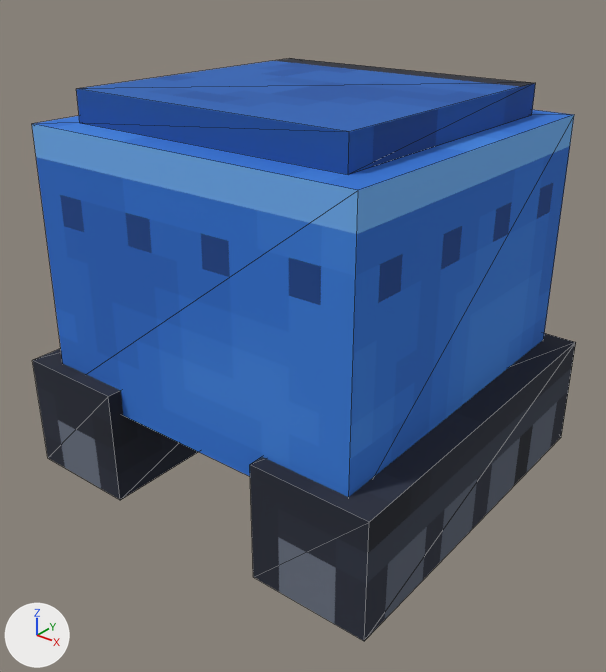
The glTF model public/assets/models/units/blocker_blue.glb, before and after one commit.
The view is the same before and after, from a camera (50 mm lens) standing at (1.016, -1.294, 1.083) and looking at (0.026, -0.057, 0.316). The axes (+X, +Y, +Z) are drawn at lower left. The lights are the same throughout. The first picture is the older version. Mesh edges are drawn as thin lines. Vertices at exactly the same position are counted once.

Objects in the first picture: 'chassis', 'hull'.
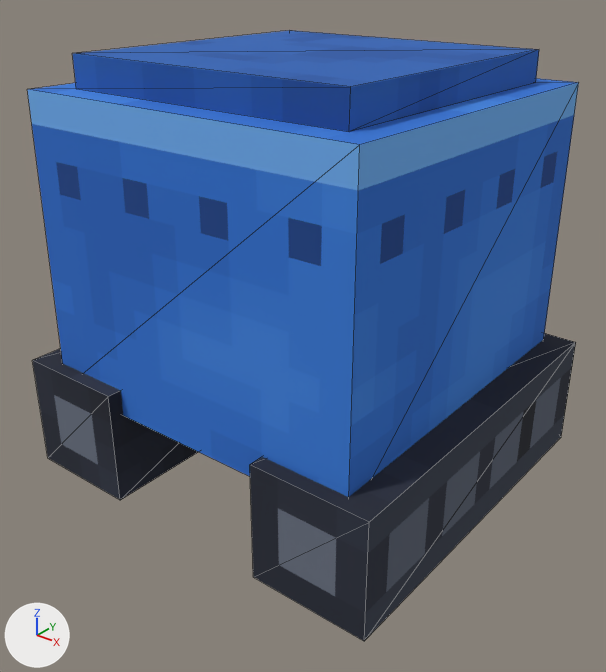
Patch to the scene script:
```diff
--- a/public/assets/models/units/blocker_blue.glb.py
+++ b/public/assets/models/units/blocker_blue.glb.py
@@ me_chassis_rigid_batch @@
 me_chassis_rigid_batch.from_pydata(...)  # 16 vertices, 24 faces; spans x -0.438..0.438, y -0.406..0.406, z -0.125..0.125
 # used by ob_chassis; parent = ob_root; location = (0.0, 0.0, 0.125)
+# me_chassis_rigid_batch part 1: texture (UV) coordinates of 24 of 24 faces, centred in x -0.438..0.438, y -0.406..0.406, z -0.125..0.125, changed; they spanned u 0.0..0.53, v 0.55..0.83 and now span u 0.0..0.53, v 0.55..0.82
 me_chassis_rigid_batch.materials.append(mat_paint)
@@ me_hull_rigid_batch @@
 # used by ob_hull; parent = ob_root; location = (0.0, 0.0, 0.188); rotation_euler = (-0.0164, -0.00819, 0.000169), in degrees (-0.9, -0.5, 0)
 # before: 2 (-0.375, 0.375, 0.562), 3 (0.375, 0.375, 0.562) at pixel (574, 114), 6 (0.375, -0.375, 0.562) at pixel (358, 190), 7 (-0.375, -0.375, 0.562) at pixel (31, 123)
-me_hull_rigid_batch.from_pydata(...)  # 16 vertices, 22 faces; spans x -0.375..0.375, y -0.375..0.375, z 0.0..0.625
+me_hull_rigid_batch.from_pydata(...)  # 16 vertices, 22 faces; spans x -0.375..0.375, y -0.375..0.375, z 0.0..0.688
+# me_hull_rigid_batch part 2: the loose piece of 8 vertices spanning x -0.312..0.312, y -0.312..0.312, z 0.562..0.625 is moved by (0.0, 0.0, 0.062)
+# me_hull_rigid_batch part 3
+for i in [2, 3, 6, 7]: me_hull_rigid_batch.vertices[i].co += Vector((0.0, 0.0, 0.062))
 me_hull_rigid_batch.materials.append(mat_paint)
```

Changed parts and their boxes [x1, y1, x2, y2] in the pictures (606 x 672 px; the box of a moved part takes in the faces that stretch with it):
'hull', reshaped (6% taller)
    before: [32, 58, 574, 497]
    after: [27, 31, 579, 497]
part 1 of me_chassis_rigid_batch, surface changed
    both: [51, 356, 573, 625]
part 2 of me_hull_rigid_batch, moved or reshaped
    before: [76, 58, 536, 175]
    after: [72, 31, 539, 132]
part 3 of me_hull_rigid_batch, moved or reshaped
    before: [32, 110, 574, 481]
    after: [27, 78, 579, 481]
